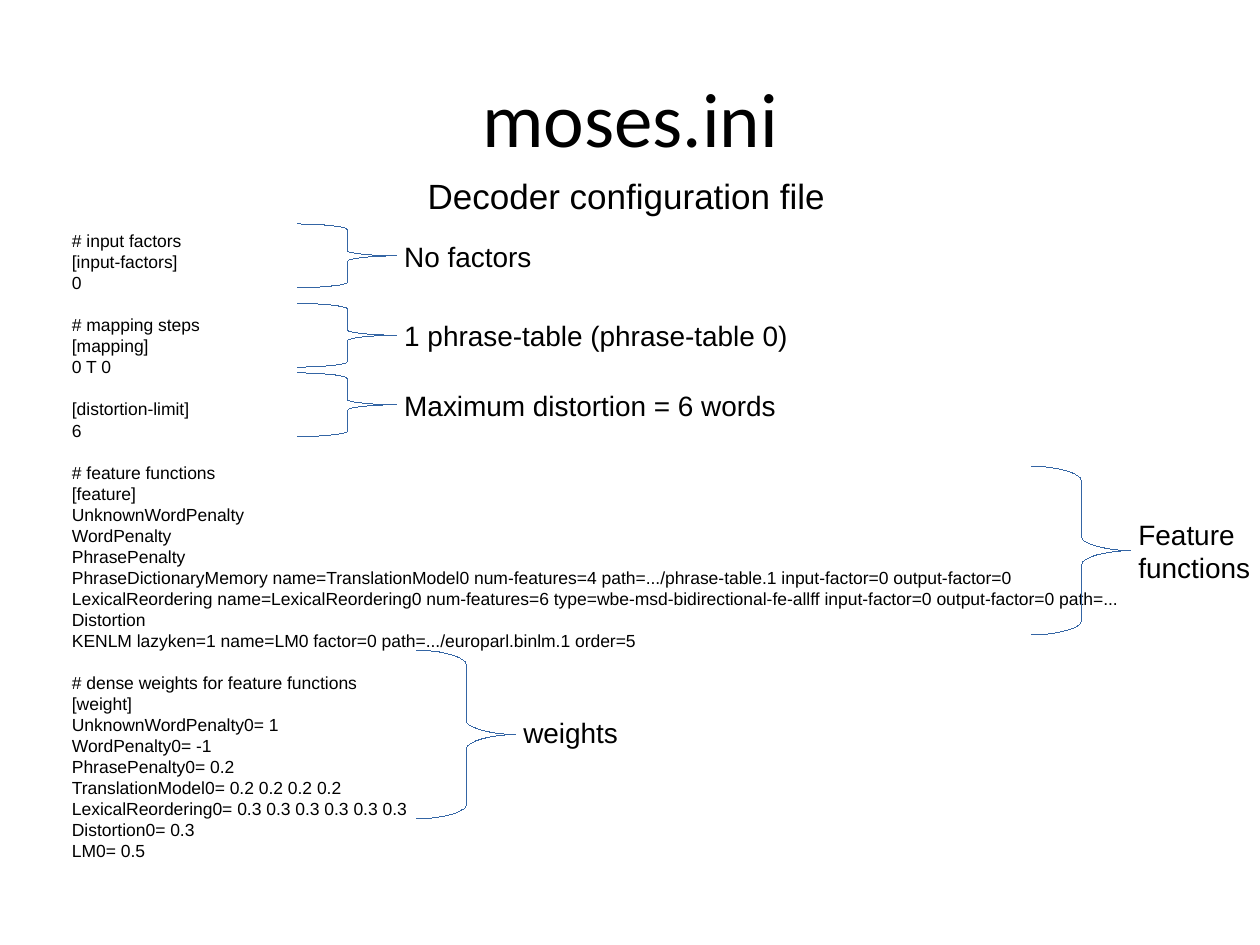
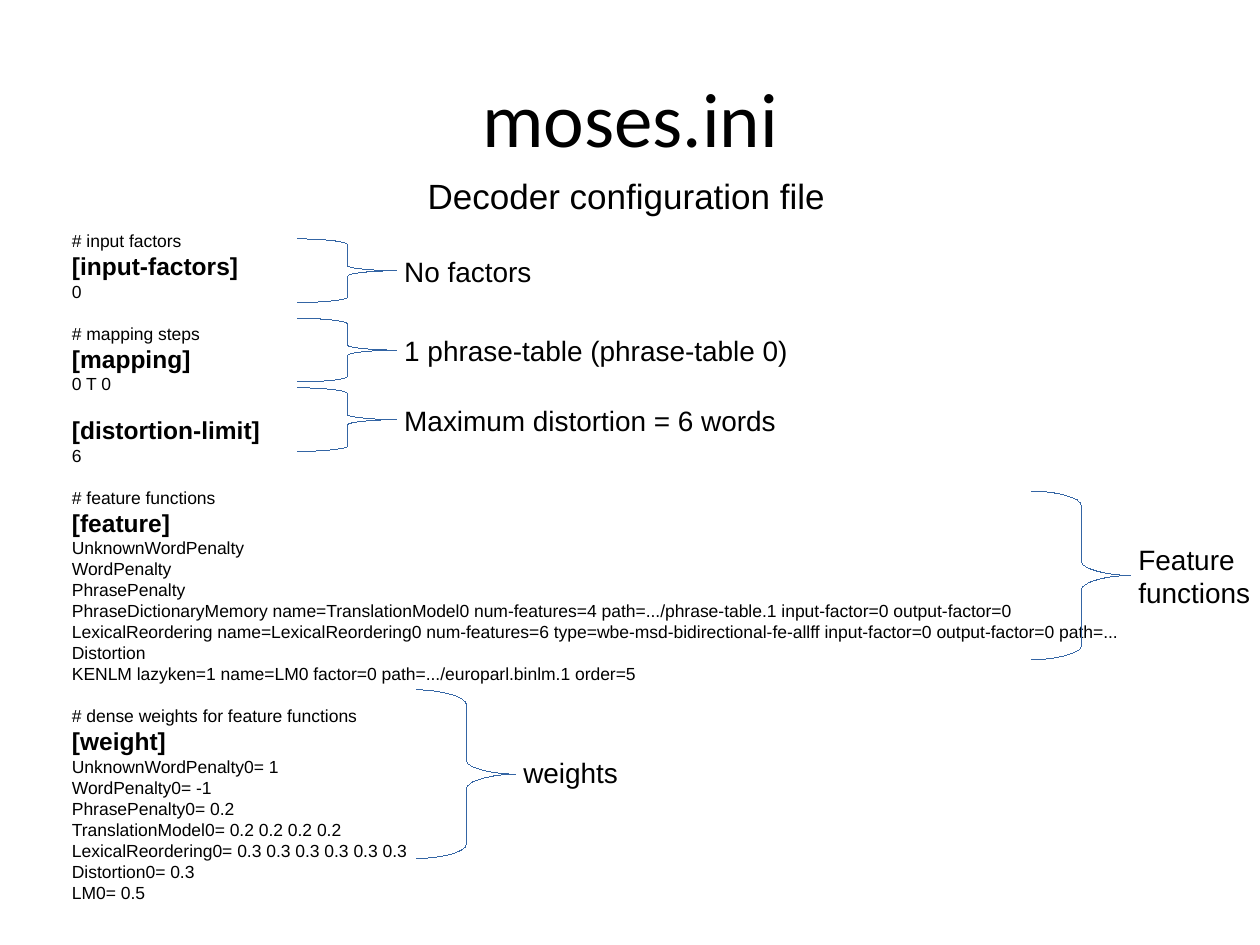
Before and after one commit to hieuhoang/papers, a slide deck: slide 12 of icon.2014/Basics.odp. Drawn at 1260x945 pixels with LibreOffice and Linux fonts; fonts in the diff are those of the drawing; background and template pictures are left out. Boxes give left, top, right and bottom in pixels: in the first picture for what was removed or moved away, otherwise in the second. Text is boxed around its words. In the diff, an @@ line names an element or a change of style, - is before the commit and + after.

```diff
--- a/icon.2014/Basics.odp
+++ b/icon.2014/Basics.odp
@@ text at [72,257,260,756]: size 10 to 14 pt, bold on in "[input-factors]", "[mapping]", "[distortion-limit]", "[feature]" and 1 more places @@
@@ 3 texts, 3 freeform shapes: place and size @@
-3 texts, 3 freeform shapes at [297,224,788,437]
+3 texts, 3 freeform shapes at [297,239,788,452]
@@ freeform shape: place and size @@
-freeform shape at [1032,466,1131,635]
+freeform shape at [1032,491,1131,660]
@@ text "Feature functions": place and size @@
-text "Feature functions" at [1138,525,1250,579]
+text "Feature functions" at [1138,550,1250,604]
@@ freeform shape: place and size @@
-freeform shape at [417,650,517,819]
+freeform shape at [417,690,517,859]
@@ text "weights": place and size @@
-text "weights" at [523,722,618,749]
+text "weights" at [523,762,618,788]
```
Also in this commit, not shown: 2 other slides changed, 2 slides added, 1 other file.
